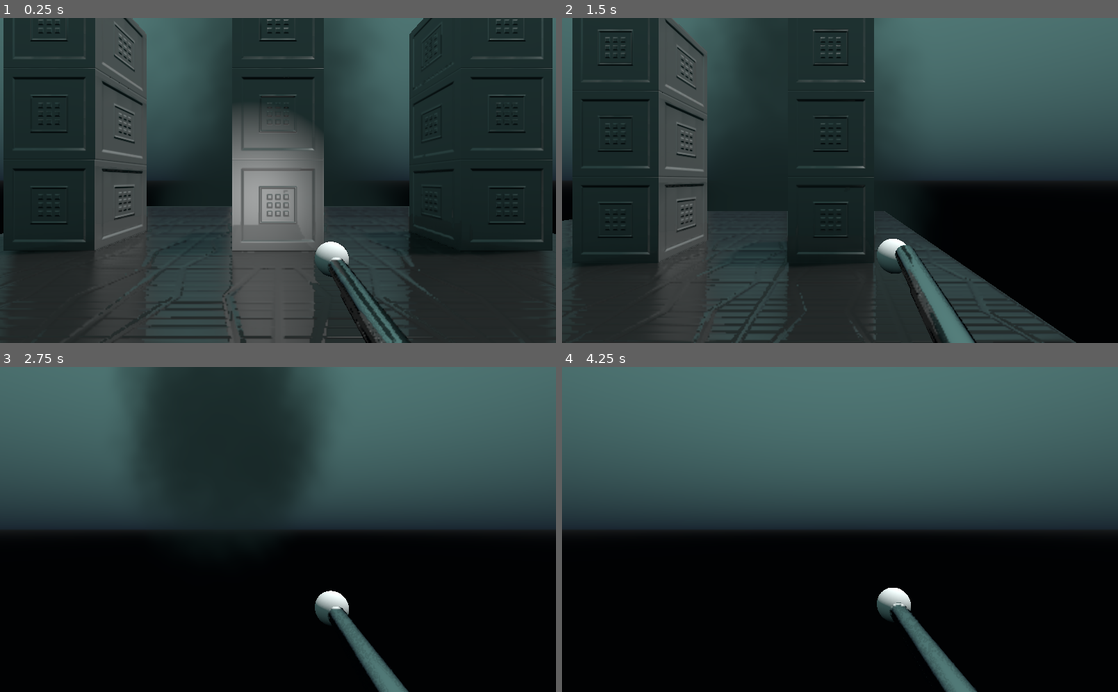
Above: before the commit, frames 1-4 (two rows, left to right).
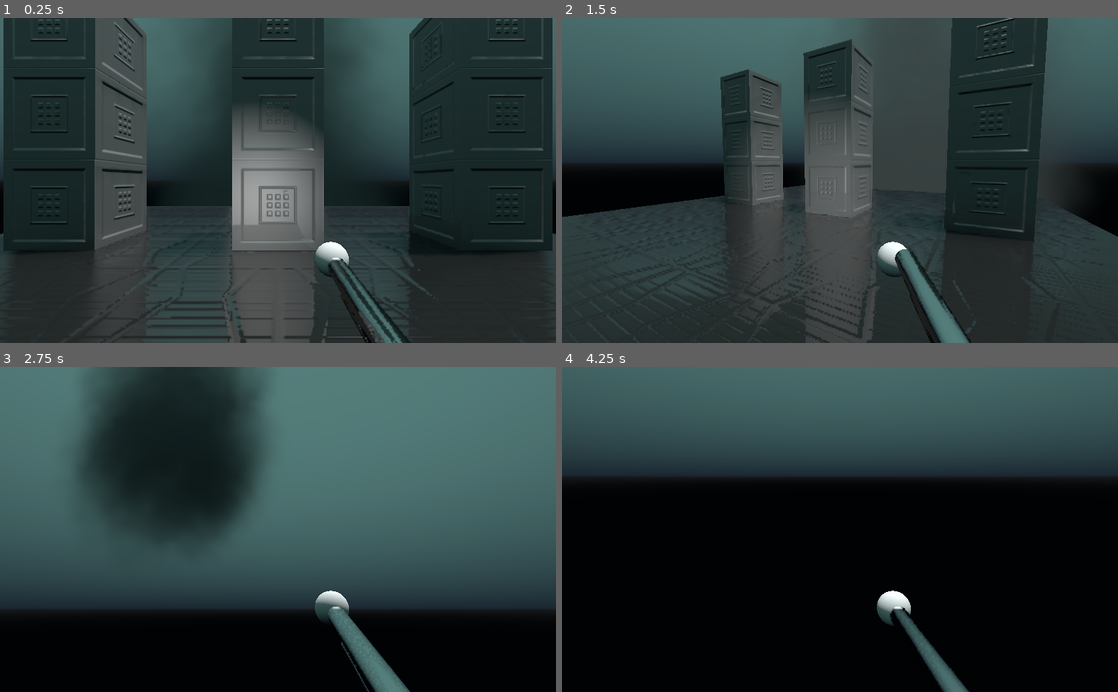
Above: after the commit, the same moments.

Repository: unfa/FPS_V1
Game: Godot game, scene res://World.tscn
Two runs of this game, one before a commit and one after it. Both use one fixed random seed, a clock stepped at 60 frames per second and the inputs below.
Inputs (mouse positions are in pixels of both pictures, inside the frame that each line leads up to):
- Up to frame 1 (0.25 s): no input
- Up to frame 2 (1.5 s): move the mouse to (962, 164) at 0.52 s; hold D (move_right) 0.53-1.28 s; tap F (control_flashlight) at 0.6 s; tap Space (move_jump) at 0.77 s; move the mouse to (728, 196) at 1.27 s; hold S (move_backward) from 1.28 s (still down); click (728, 196) at 1.35 s
- Up to frame 3 (2.75 s): tap Space (move_jump) at 1.52 s; move the mouse to (333, 458) at 2.02 s; release S (move_backward) at 2.03 s; hold D (move_right) from 2.03 s (still down); tap F (control_flashlight) at 2.1 s
- Up to frame 4 (4.25 s): move the mouse to (812, 594) at 2.77 s; release D (move_right) at 2.78 s; hold W (move_forward) 2.78-3.53 s; click (812, 594) at 2.85 s; tap Space (move_jump) at 3.02, 3.77 s; move the mouse to (1006, 578) at 3.52 s; hold A (move_left) from 3.53 s (still down); tap F (control_flashlight) at 3.6 s

The runs differ from the first frame. In frame 1, less than 0.1% of the frame differs, in the area x 57-74%, y 68-100%; in frame 2, 59%, in the area x 0-100%, y 0-100%; in frame 3, 47%; in frame 4, 30%.
Error after the commit: Invalid get index 'visible' (on base: 'null instance'). (res://Assets/Characters/Player/Player.gd:49)

Commit message:
Implemented mouselook.

Diff:
--- a/Assets/Characters/Player/Player.gd
+++ b/Assets/Characters/Player/Player.gd
@@ -5,9 +5,13 @@
 export var run_speed = 750
 export var jump_velocity = 500
 export var gravity_acceleration = 1400
-export var terminal_velocity = 2500
+#export var terminal_velocity = 2500
 export var air_control = 0.025
 export var ground_control = 0.5
+
+export var mouselook_speed = 400
+export var mouselook_pitch_limit = 1.4
+
 var current_control = ground_control
 
 var walking = false
@@ -21,20 +25,31 @@
 	# Called when the node is added to the scene for the first time.
 	# Initialization here
 	$AnimationPlayer.play("BreatheBob")
-	pass
+	Input.set_mouse_mode(Input.MOUSE_MODE_CAPTURED)
+
+func _input(event):
+
+	# mouselook
+	if event is InputEventMouseMotion:
+		rotate_y(event.relative[0] / - mouselook_speed )
+		$Camera.rotate_x(event.relative[1] / - mouselook_speed )
+		if $Camera.rotation[0] < - mouselook_pitch_limit:
+			$Camera.rotation[0] = -mouselook_pitch_limit
+
+		if $Camera.rotation[0] > mouselook_pitch_limit:
+			$Camera.rotation[0] = mouselook_pitch_limit
 
 func _process(delta):
 #	# Called every frame. Delta is time since last frame.
 #	# Update game logic here.
 	#print(Input.get_last_mouse_speed())
 
+	# toggle flashlight
 	if Input.is_action_just_pressed("control_flashlight"):
 		if $LeftHand/Flashlight.visible:
 			$LeftHand/Flashlight.hide()
 		else:
 			$LeftHand/Flashlight.show()
-
-	pass
 
 func _physics_process(delta):
 
@@ -85,17 +100,16 @@
 		movement.y = jump_velocity
 
 	# make sure we don't cross terminal velocity when falling
-	if movement.y < -terminal_velocity:
-		movement.y = -terminal_velocity
-
-	# execute the movement vector
-	self.move_and_slide(movement*delta)
-
-	# animations
-
-	#play view bobbin animation
+	#if movement.y < -terminal_velocity:
+	#	movement.y = -terminal_velocity
 
 
+	# apply the movement vector
+	#print(movement)
+
+	self.move_and_slide((to_global(movement) - translation ) * delta)
+
+	# camera movement animations:
 
 	#if walking:
 	#	$AnimationPlayer.play("WalkBob")
--- a/Assets/Characters/Player/Player.tscn
+++ b/Assets/Characters/Player/Player.tscn
@@ -2,9 +2,9 @@
 
 [ext_resource path="res://Assets/Characters/Player/Player.gd" type="Script" id=1]
 [ext_resource path="res://Assets/Characters/Player/jump.ogg" type="AudioStream" id=2]
-[ext_resource path="res://Assets/Characters/Player/GroundArea.gd" type="Script" id=3]
-[ext_resource path="res://Assets/Characters/Player/Hand.gd" type="Script" id=4]
-[ext_resource path="res://Assets/Weapons/Gun/Gun.tscn" type="PackedScene" id=5]
+[ext_resource path="res://Assets/Characters/Player/Hand.gd" type="Script" id=3]
+[ext_resource path="res://Assets/Weapons/Gun/Gun.tscn" type="PackedScene" id=4]
+[ext_resource path="res://Assets/Characters/Player/GroundArea.gd" type="Script" id=5]
 
 [sub_resource type="CapsuleShape" id=1]
 
@@ -79,13 +79,13 @@
 run_speed = 750
 jump_velocity = 500
 gravity_acceleration = 1400
-terminal_velocity = 2500
 air_control = 0.025
 ground_control = 0.5
+mouselook_speed = 400
+mouselook_pitch_limit = 1.4
 
 [node name="Camera" type="Camera" parent="." index="0"]
 
-editor/display_folded = true
 transform = Transform( 1, 0, 0, 0, 1, 0, 0, 0, 1, 0, 1.54498, 0 )
 keep_aspect = 1
 cull_mask = 1048575
@@ -120,6 +120,41 @@
 attenuation_filter_cutoff_hz = 5000.0
 attenuation_filter_db = -24.0
 doppler_tracking = 0
+
+[node name="RightHand" type="Spatial" parent="Camera" index="1"]
+
+editor/display_folded = true
+transform = Transform( 1, 0, 0, 0, 1, 0, 0, 0, 1, 0.296632, -0.42946, -0.212087 )
+script = ExtResource( 3 )
+
+[node name="Gun" parent="Camera/RightHand" index="0" instance=ExtResource( 4 )]
+
+transform = Transform( 1, 0, 0, 0, -1.62921e-07, -1, 0, 1, -1.62921e-07, 0.0256847, -0.0427465, -0.0370259 )
+
+[node name="LeftHand" type="Spatial" parent="Camera" index="2"]
+
+transform = Transform( 1, 0, 0, 0, 1, 0, 0, 0, 1, -0.62288, -0.580981, 0 )
+
+[node name="Flashlight" type="SpotLight" parent="Camera/LeftHand" index="0"]
+
+layers = 1
+light_color = Color( 1, 1, 1, 1 )
+light_energy = 1.0
+light_indirect_energy = 1.0
+light_negative = false
+light_specular = 0.5
+light_bake_mode = 1
+light_cull_mask = -1
+shadow_enabled = false
+shadow_color = Color( 0, 0, 0, 1 )
+shadow_bias = 0.15
+shadow_contact = 0.0
+shadow_reverse_cull_face = false
+editor_only = false
+spot_range = 20.2461
+spot_attenuation = 1.0
+spot_angle = 24.5221
+spot_angle_attenuation = 1.0
 
 [node name="CollisionShape" type="CollisionShape" parent="." index="1"]
 
@@ -191,41 +226,6 @@
 blend_times = [  ]
 _sections_unfolded = [ "Pause", "Playback Options" ]
 
-[node name="RightHand" type="Spatial" parent="." index="5"]
-
-editor/display_folded = true
-transform = Transform( 1, 0, 0, 0, 1, 0, 0, 0, 1, 0.296632, 1.11552, -0.212087 )
-script = ExtResource( 4 )
-
-[node name="Gun" parent="RightHand" index="0" instance=ExtResource( 5 )]
-
-transform = Transform( 1, 0, 0, 0, -1.62921e-07, -1, 0, 1, -1.62921e-07, 0.0256847, -0.0427465, -0.0370259 )
-
-[node name="LeftHand" type="Spatial" parent="." index="6"]
-
-transform = Transform( 1, 0, 0, 0, 1, 0, 0, 0, 1, -0.62288, 0.963999, 0 )
-
-[node name="Flashlight" type="SpotLight" parent="LeftHand" index="0"]
-
-layers = 1
-light_color = Color( 1, 1, 1, 1 )
-light_energy = 1.0
-light_indirect_energy = 1.0
-light_negative = false
-light_specular = 0.5
-light_bake_mode = 1
-light_cull_mask = -1
-shadow_enabled = false
-shadow_color = Color( 0, 0, 0, 1 )
-shadow_bias = 0.15
-shadow_contact = 0.0
-shadow_reverse_cull_face = false
-editor_only = false
-spot_range = 20.2461
-spot_attenuation = 1.0
-spot_angle = 24.5221
-spot_angle_attenuation = 1.0
-
 [connection signal="body_entered" from="GroundArea" to="GroundArea" method="_on_GroundArea_body_entered"]
 
 [connection signal="body_exited" from="GroundArea" to="GroundArea" method="_on_GroundArea_body_exited"]
--- a/World.tscn
+++ b/World.tscn
@@ -481,3 +481,5 @@
 transform = Transform( 1, 0, 0, 0, 1, 0, 0, 0, 1, 0, -1.00455, 6.07305 )
 air_control = 0.05
 ground_control = 0.9
+mouselook_speed = 400
+mouselook_pitch_limit = 1.4
Not shown: 1 places in Assets/Characters/Player/Player.tscn that only renumber resources
